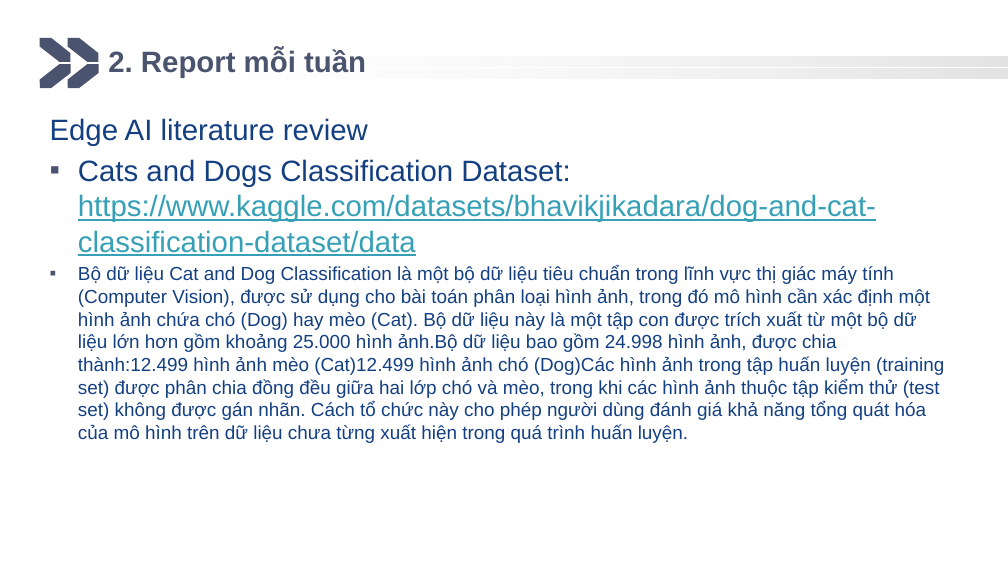
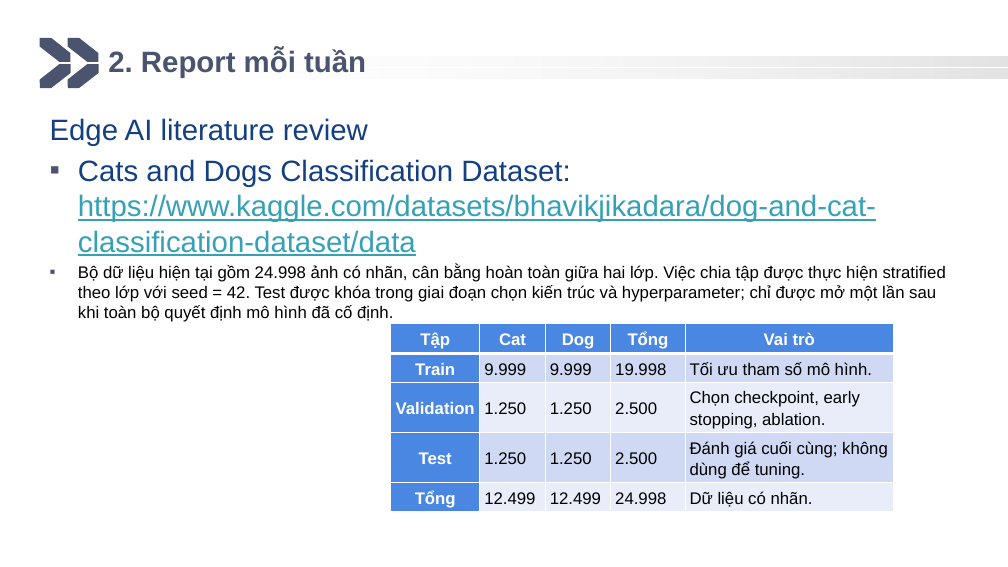
Before and after one commit to giunzz/mobile_project, a slide deck: slide 11 of report/15.3. Di động - Tuan3.pptx. Drawn at 1008x567 pixels with LibreOffice and Linux fonts; fonts in the diff are those of the drawing; background and template pictures are left out. Boxes give left, top, right and bottom in pixels: in the first picture for what was removed or moved away, otherwise in the second. Text is boxed around its words. In the diff, an @@ line names an element or a change of style, - is before the commit and + after.

```diff
--- a/report/15.3. Di động - Tuan3.pptx
+++ b/report/15.3. Di động - Tuan3.pptx
@@ text at (x1=78, y1=264, x2=946, y2=322): text changed; size 18 to 16 pt; text colour #144082 to #000000 @@
-▪ Bộ dữ liệu Cat and Dog Classification là một bộ dữ liệu tiêu chuẩn trong lĩnh vực thị giác máy tính (Computer Vision), được sử dụng cho bài toán phân loại hình ảnh, trong đó mô hình cần xác định một hình ảnh chứa chó (Dog) hay mèo (Cat). Bộ dữ liệu này là một tập con được trích xuất từ một bộ dữ liệu lớn hơn gồm khoảng 25.000 hình ảnh.Bộ dữ liệu bao gồm 24.998 hình ảnh, được chia thành:12.499 hình ảnh mèo (Cat)12.499 hình ảnh chó (Dog)Các hình ảnh trong tập huấn luyện (training set) được phân chia đồng đều giữa hai lớp chó và mèo, trong khi các hình ảnh thuộc tập kiểm thử (test set) không được gán nhãn. Cách tổ chức này cho phép người dùng đánh giá khả năng tổng quát hóa của mô hình trên dữ liệu chưa từng xuất hiện trong quá trình huấn luyện.
+▪ Bộ dữ liệu hiện tại gồm 24.998 ảnh có nhãn, cân bằng hoàn toàn giữa hai lớp. Việc chia tập được thực hiện stratified theo lớp với seed = 42. Test được khóa trong giai đoạn chọn kiến trúc và hyperparameter; chỉ được mở một lần sau khi toàn bộ quyết định mô hình đã cố định.
@@ table added at (x1=391, y1=324, x2=895, y2=514), 5 rows, 5 columns @@
+Tập | Cat | Dog | Tổng | Vai trò
+Train | 9.999 | 9.999 | 19.998 | Tối ưu tham số mô hình.
+Validation | 1.250 | 1.250 | 2.500 | Chọn checkpoint, early stopping, ablation.
+Test | 1.250 | 1.250 | 2.500 | Đánh giá cuối cùng; không dùng để tuning.
+Tổng | 12.499 | 12.499 | 24.998 | Dữ liệu có nhãn.
```
Also in this commit, not shown: 1 other slide changed, 1 slide added, 4 other files.
